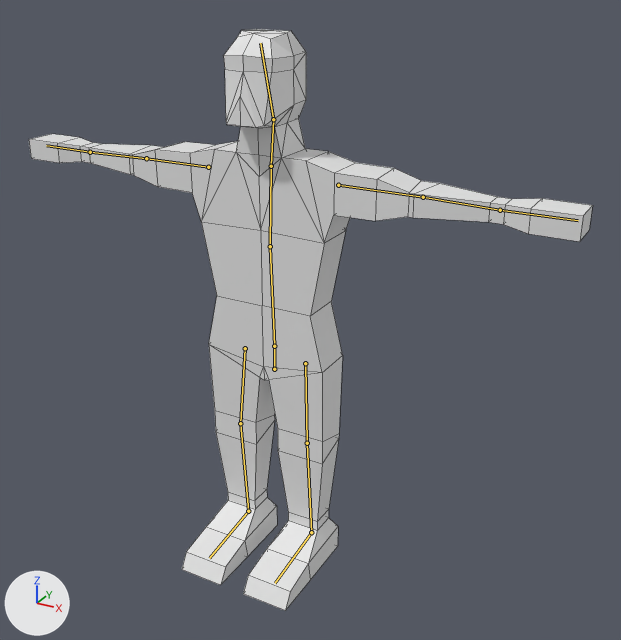
A saved change to the Blender file Assets/Blends/Human.blend.
Camera for both pictures: a 50 mm camera at (1.43, -2.34, 2.14) aimed at (0.2, -0.09, 1.01). Arrows for +X, +Y and +Z are at lower left; the lights stay in place. The bones that bend it are drawn over the model as lines. Mesh edges are drawn as thin lines.

Names of what the first picture shows: 'HumanMesh'.
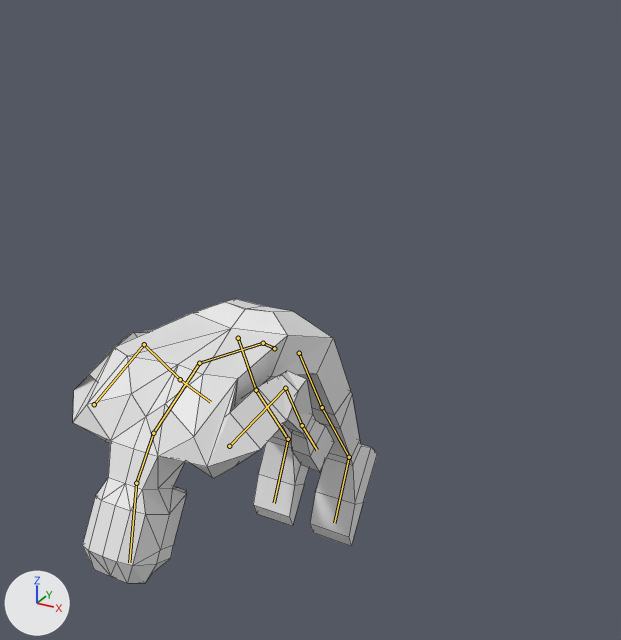
The newer file adds an action. The first version stands in its rest pose; the second is drawn at frame 10 of the action 'MoveInAirC'.

Pixel boxes (x1, y1, x2, y2) of what changed, in the pictures (621 x 640 px):
'HumanMesh', posed (46% narrower, 51% shorter): before (29, 29, 593, 611); after (73, 299, 377, 584)
bone 'Pelvis', root to tip: before (274, 369) to (274, 346); after (274, 348) to (263, 343)
bone 'Stomach', root to tip: before (274, 346) to (270, 246); after (263, 343) to (199, 363)
bone 'Chest', root to tip: before (270, 246) to (271, 166); after (199, 363) to (153, 433)
bone 'Neck', root to tip: before (271, 166) to (273, 119); after (153, 433) to (136, 483)
bone 'UArm.r', root to tip: before (208, 167) to (146, 158); after (94, 404) to (144, 344)
bone 'LArm.r', root to tip: before (146, 158) to (90, 152); after (144, 344) to (180, 379)
bone 'UArm.l', root to tip: before (338, 185) to (423, 197); after (229, 446) to (285, 388)
bone 'LArm.l', root to tip: before (423, 197) to (500, 210); after (285, 388) to (302, 425)
bone 'ULeg.r', root to tip: before (245, 348) to (240, 423); after (238, 338) to (256, 390)
bone 'Foot.r', root to tip: before (248, 511) to (209, 558); after (288, 439) to (274, 503)
bone 'ULeg.l', root to tip: before (305, 363) to (307, 443); after (299, 353) to (322, 407)
bone 'Foot.l', root to tip: before (311, 532) to (275, 583); after (349, 457) to (334, 523)

The edits, one by one:
Bone 'Pelvis' (bone_pelvis) moves from (0.0, 0.0, 0.0) to (0.0, 0.08, 0.0).
Bone 'Pelvis' (bone_pelvis) turns from (0, 0, 0) to (55, 0, 0) degrees about its own x, y and z.
Bone 'Stomach' (bone_stomach) turns from (0, 0, 0) to (20, 0, 0) degrees about its own x, y and z.
Bone 'Chest' (bone_chest) turns from (0, 0, 0) to (45, 0, 0) degrees about its own x, y and z.
Bone 'Neck' (bone_neck) turns from (0, 0, 0) to (30, 0, 0) degrees about its own x, y and z.
Bone 'UArm.r' (bone_uarm_r) turns from (0, 0, 0) to (16, -45, 76) degrees about its own x, y and z.
Bone 'LArm.r' (bone_larm_r) moves from (0.0, 0.0, 0.0) to (0.054, -0.049, 0.065).
Bone 'LArm.r' (bone_larm_r) turns from (0, 0, 0) to (65, 40, 0) degrees about its own x, y and z.
Bone 'UArm.l' (bone_uarm_l) turns from (0, 0, 0) to (24, 44, -67) degrees about its own x, y and z.
Bone 'LArm.l' (bone_larm_l) moves from (0.0, 0.0, 0.0) to (-0.043, -0.043, 0.051).
Bone 'LArm.l' (bone_larm_l) turns from (0, 0, 0) to (65, -40, 0) degrees about its own x, y and z.
Bone 'ULeg.r' (bone_uleg_r) turns from (0, 0, 0) to (25, 1, 0) degrees about its own x, y and z.
Bone 'Foot.r' (bone_foot_r) turns from (0, 0, 0) to (-25, 0, 0) degrees about its own x, y and z.
Bone 'ULeg.l' (bone_uleg_l) turns from (0, 0, 0) to (25, -1, 0) degrees about its own x, y and z.
Bone 'Foot.l' (bone_foot_l) turns from (0, 0, 0) to (-25, 0, 0) degrees about its own x, y and z.
